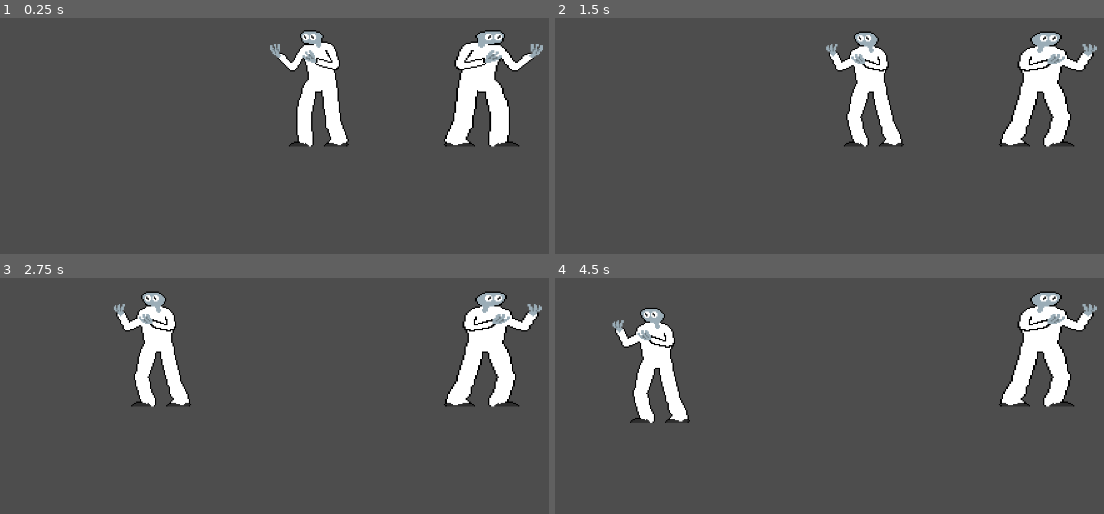
Above: before the commit, frames 1-4 (two rows, left to right).
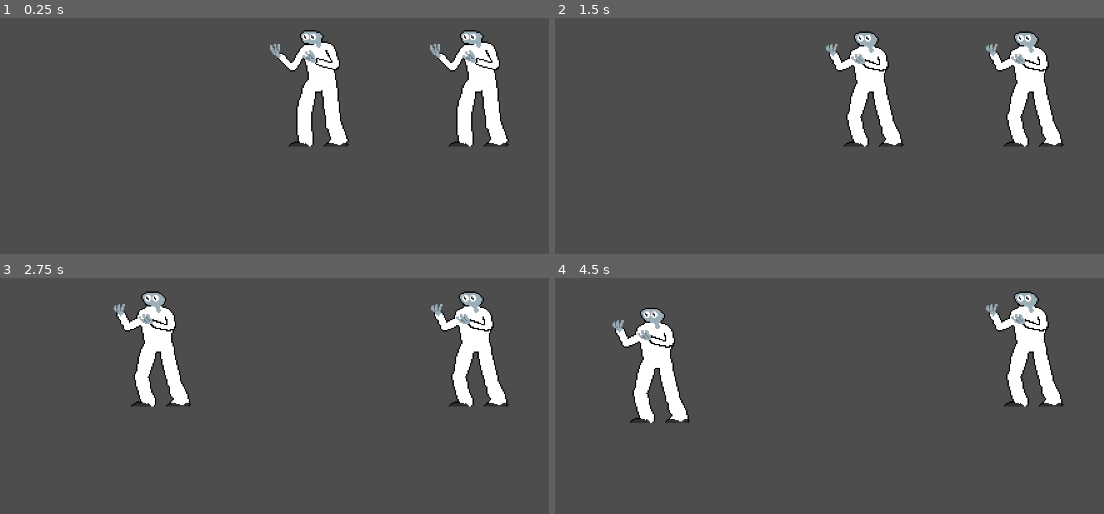
Above: after the commit, the same moments.

Repository: edenmann/class-game-1
Game: Godot game, scene res://Scenes/main.tscn
Two runs of this game, one before a commit and one after it. Both use one fixed random seed, a clock stepped at 60 frames per second and the inputs below.
Inputs:
- Up to frame 1 (0.25 s): no input
- Up to frame 2 (1.5 s): tap Enter at 1.25 s
- Up to frame 3 (2.75 s): hold A (p1_move_left) from 2.03 s (still down)
- Up to frame 4 (4.5 s): release A (p1_move_left) at 2.78 s; tap Space at 4.25 s; hold A (p1_move_left) from 4.28 s (still down)

The runs differ from the first frame. In frame 1, 2.8% of the frame differs, in the area x 78-99%, y 5-55%; in frame 2, 4.0%; in frame 3, 4.0%; in frame 4, 4.0%.
Error before the commit: Invalid access to property or key 'position' on a base object of type 'Nil'. (res://Scripts/main.gd:18)

Commit message:
completed side code, need to fix player number code

Diff:
--- a/Scenes/main.tscn
+++ b/Scenes/main.tscn
@@ -18,6 +18,5 @@
 
 [node name="Player2" parent="." instance=ExtResource("3_2bk0r")]
 position = Vector2(64, -64)
-scale = Vector2(-2.52, 2)
 
-[connection signal="p1_side_changed" from="." to="Player1" method="_on_main_p_1_side_changed"]
+[connection signal="side_changed" from="." to="Player1" method="_on_main_side_changed"]
--- a/Scripts/main.gd
+++ b/Scripts/main.gd
@@ -3,8 +3,7 @@
 static var p1: CharacterBody2D
 static var p2: CharacterBody2D
 
-signal p1_side_changed(side)
-signal p2_side_changed(side)
+signal side_changed()
 
 
 # Called when the node enters the scene tree for the first time.
@@ -15,29 +14,30 @@
 
 # pos_dif is x position difference. player 1 position minus player 2 position. used to determine which side the player is on.
 
-var pos_dif = p1.position[0] - p2.position[0]
+func pos_dif():
+	return (p1.position[0] - p2.position[0])
 
-func player_side(player_num):
+var pos_time = 0
+var p1_past_side
+var p1_current_side
 
+func player_side_change():
 
+	if p1.position[0] <= p2.position[0]:
+		p1_current_side = "left"
+	elif p1.position[0] > p2.position[0]:
+		p1_current_side = "right"
 
-	if pos_dif <= 0:
-		if player_num == 1:
-			return "left"
-			p1_side_changed.emit("left")
-		else:
-			return "right"
-			p1_side_changed.emit("left")
-	elif pos_dif > 0:
-		if player_num == 1:
-			return "right"
-		else:
-			return "left"
+	if pos_time == 0:
+		pos_time += 1
 
+	elif pos_time > 0:
+		if p1_past_side != p1_current_side:
+			side_changed.emit()
 
-
+	p1_past_side = p1_current_side
 
 
 # Called every frame. 'delta' is the elapsed time since the previous frame.
 func _process(delta: float) -> void:
-	print("player position difference:" + str(pos_dif))
+	player_side_change()
--- a/Scripts/player.gd
+++ b/Scripts/player.gd
@@ -12,19 +12,20 @@
 # side that the characters are on. "left" or "right"
 var side = ""
 
-
 #when a new player node is initialized, the player
 func _init():
+	player +=1
 	if player == 1:
 		side = "left"
 	else:
 		side = "right"
 
 	print(side)
-	player += 1
+	#player += 1
 	print(player)
 
 func _on_animated_sprite_2d_ready() -> void:
+
 	if side == "left":
 		$AnimatedSprite2D.flip_h = false
 	else:
@@ -41,6 +42,7 @@
 var move_right = player_action("move_right")
 var jump = player_action("jump")
 var crouch = player_action("crouch")
+
 
 func _physics_process(delta: float) -> void:
 	# Add the gravity.
@@ -61,7 +63,14 @@
 	move_and_slide()
 
 
-	if Main.player_side(player) == "left":
+	#if Main.player_side(player) == "left":
+	#	sprite.flip_h = false
+	#else:
+	#	sprite.flip_h = true
+
+
+func _on_main_side_changed() -> void:
+	if $AnimatedSprite2D.flip_h == true:
 		$AnimatedSprite2D.flip_h = false
-	else:
+	elif $AnimatedSprite2D.flip_h == false:
 		$AnimatedSprite2D.flip_h = true
